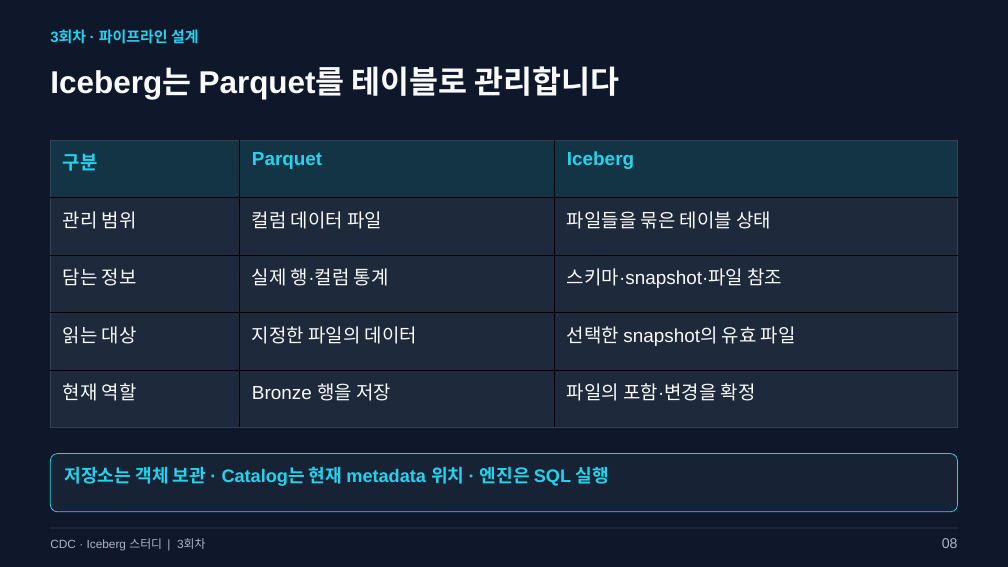
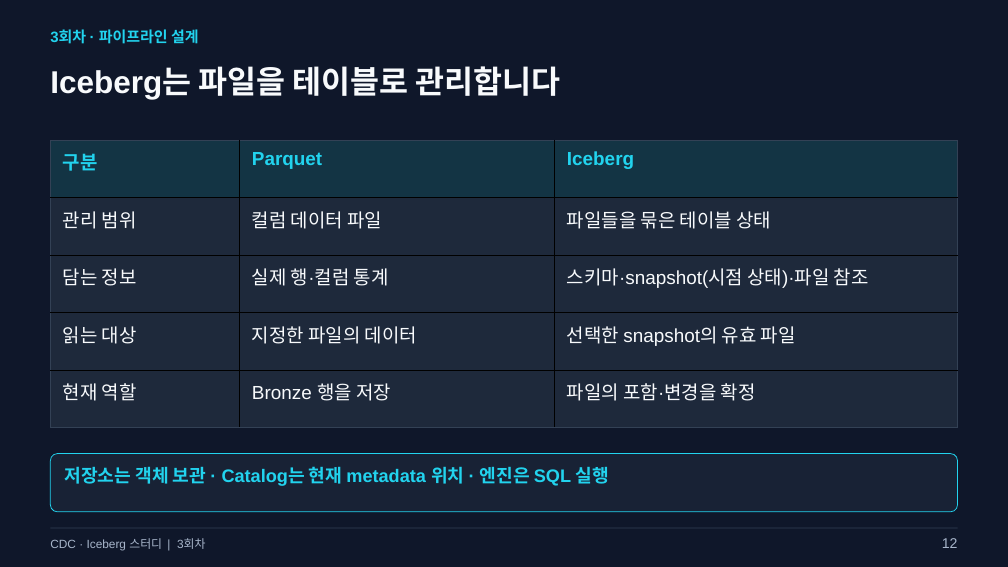
Before and after one commit to kim-dabin/cdc-lakehouse-study, a slide deck: slide 12 of labs/session03/slides/03-session03.pptx (slide 8 before the commit). Drawn at 1008x567 pixels with LibreOffice and Linux fonts; fonts in the diff are those of the drawing. Boxes give left, top, right and bottom in pixels: in the first picture for what was removed or moved away, otherwise in the second. Text is boxed around its words. In the diff, an @@ line names an element or a change of style, - is before the commit and + after.

```diff
--- a/labs/session03/slides/03-session03.pptx
+++ b/labs/session03/slides/03-session03.pptx
@@ text at (50,66,561,99): text changed @@
-Iceberg는 Parquet를 테이블로 관리합니다
+Iceberg는 파일을 테이블로 관리합니다
@@ table at (51,140,958,427) @@
-row 3, column 3: 스키마·snapshot·파일 참조
+row 3, column 3: 스키마·snapshot(시점 상태)·파일 참조
@@ text at (942,538,958,548): text changed @@
-08
+12
```
Also in this commit, not shown: 7 other slides changed, 2 slides added, 2 slides removed, 2 other files.
